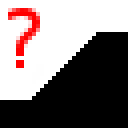
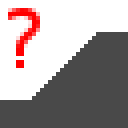
The second 128 x 128 image is a revision of the first. Changes to its layers:
removed layer "?" over bbox(40, 88, 44, 92)
painted on "Background" over bbox(0, 32, 128, 128)
